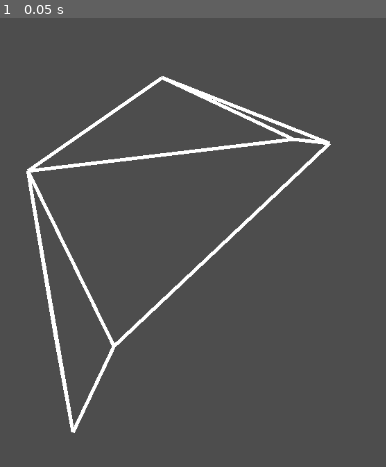
Above: before the commit, frame 1.
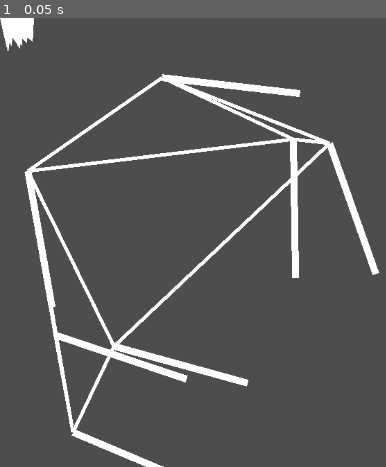
Above: after the commit, the same moment.

Repository: VikingPowered/Linna-genereerimise-algoritm
Game: Godot game, scene res://roads.tscn
Same seed, same stepped clock (60 frames per second), same inputs: the game is played once before the commit and once after it. The project has no main scene, so this scene is started directly.
Inputs:
- Up to frame 1 (0.05 s): no input

The runs differ from the first frame. In frame 1, 4.1% of the frame differs, in the area x 0-99%, y 0-100%.
Error after the commit: Invalid access to property or key 'surface' on a base object of type 'Polygon2D'. (res://roads.gd:284)

Commit message:
Update roads.gd

Diff:
--- a/generator/roads.gd
+++ b/generator/roads.gd
@@ -29,7 +29,7 @@
 func _ready():
 	generate_centres()
 	connect_centres()
-	#generate_secondary_roads()
+	generate_secondary_roads()
 
 
 
@@ -57,7 +57,7 @@
 
 
 
-func generate_centres2():
+func generate_centres2_test():
 	var rng = RandomNumberGenerator.new()
 	rng.randomize() # Seadistab RNG algse oleku
 
@@ -114,11 +114,11 @@
 					self.add_child(new_road)
 					roads.append(new_road)
 
-	#modify_roads()
-
-
-
-func modify_roads():
+	#modify_roads_test()
+
+
+
+func modify_roads_test():
 	for road in roads:
 		var line_curve = road.curve
 		var points_list = road.curve.get_baked_points()
